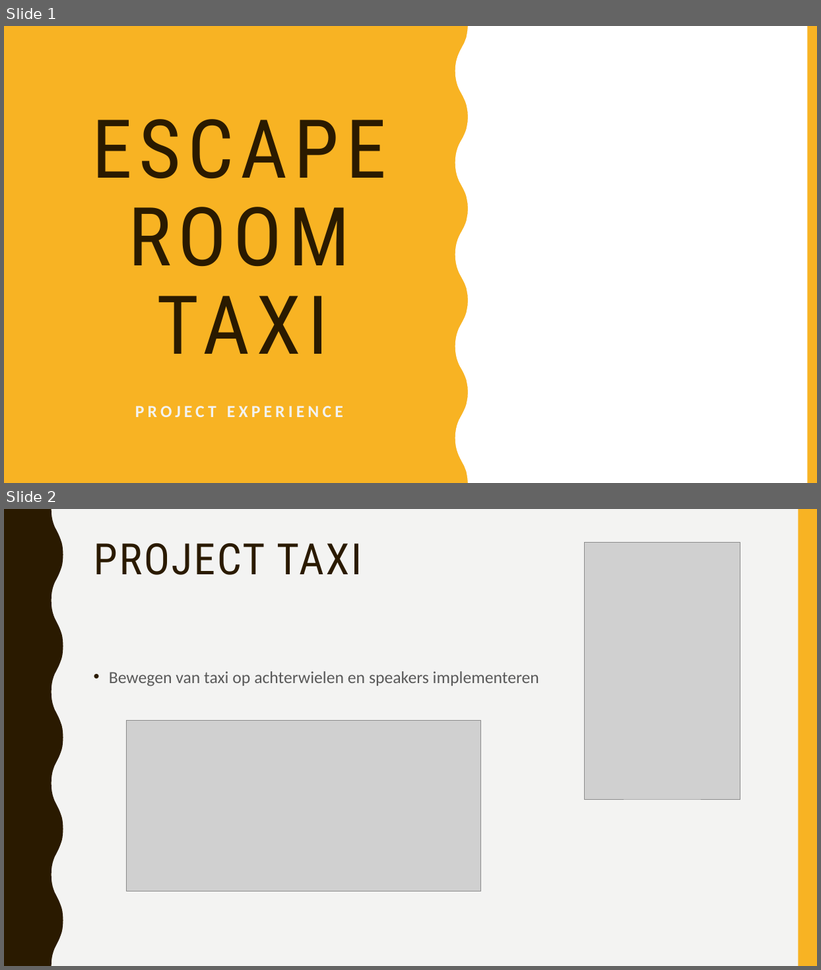
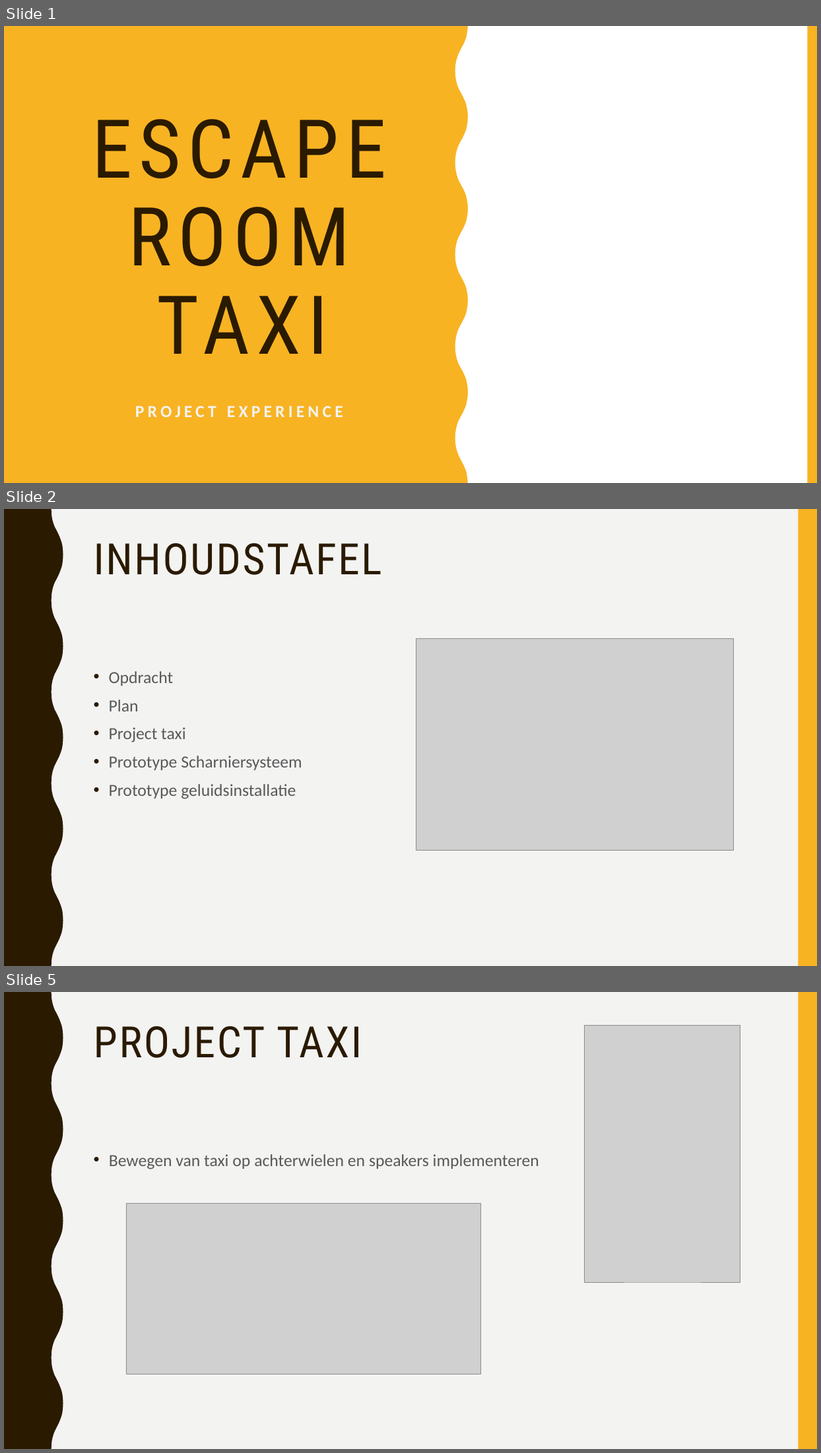
Before and after one commit to vives-project-xp/Taxi, a slide deck: School presentatie/project taxi.pptx. Shown one above the other, each under a label of ours: slides 1 and 2 before the commit, slides 1, 2 and 5 after it; the slides between them are not shown. The pictures are 821x970 and 821x1453 pixels, drawn with LibreOffice and Linux fonts; fonts in the diff are those of the drawing; grey boxes stand for pictures. Boxes give left, top, right and bottom in pixels: in the first picture for what was removed or moved away, otherwise in the second. Text is boxed around its words. In the diff, an @@ line names an element or a change of style, - is before the commit and + after.

```diff
--- a/School presentatie/project taxi.pptx
+++ b/School presentatie/project taxi.pptx
@@ slide 2 added at (4,509,817,966), background #F3F3F2; not listed: 2 template elements that a slide beside it also shows @@
@@ text added at (94,543,382,575), 51 pt, text #2A1A00 @@
+INHOUDSTAFEL
@@ picture added at (416,638,734,850) @@
@@ text added at (109,671,302,799), 20 pt, text #595959 @@
+• Opdracht
+• Plan
+• Project taxi
+• Prototype Scharniersysteem
+• Prototype geluidsinstallatie
@@ what was slide 2 is now slide 5 @@
```
Also in this commit, not shown: 1 slide changed, 3 other slides added.
